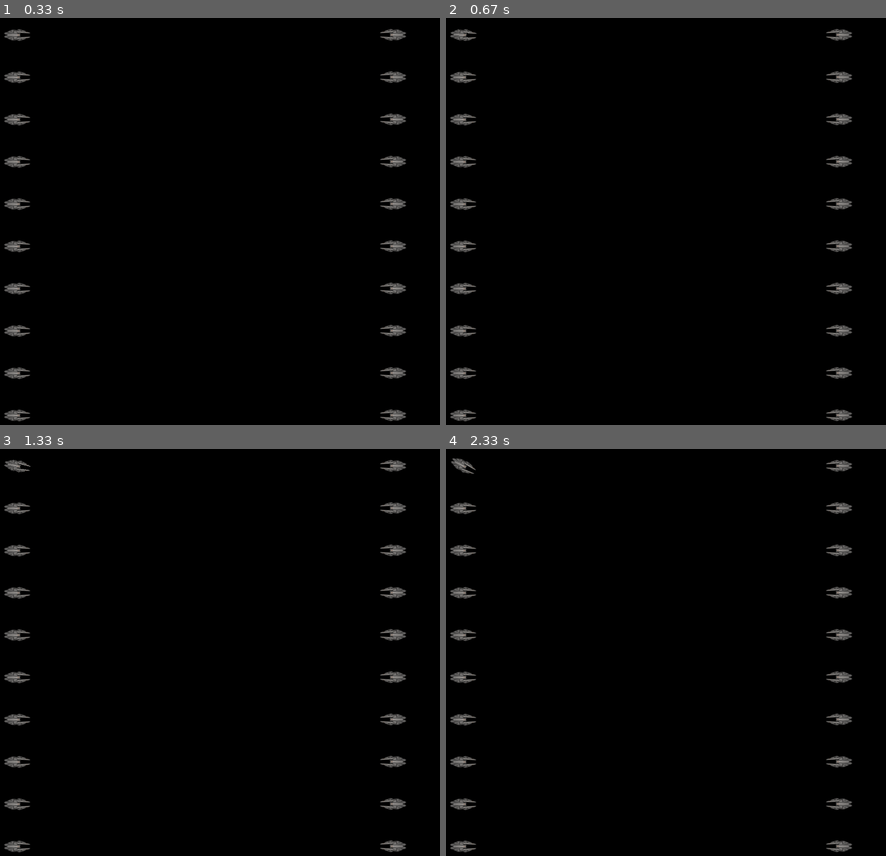
Above: before the commit, frames 1-4 (two rows, left to right).
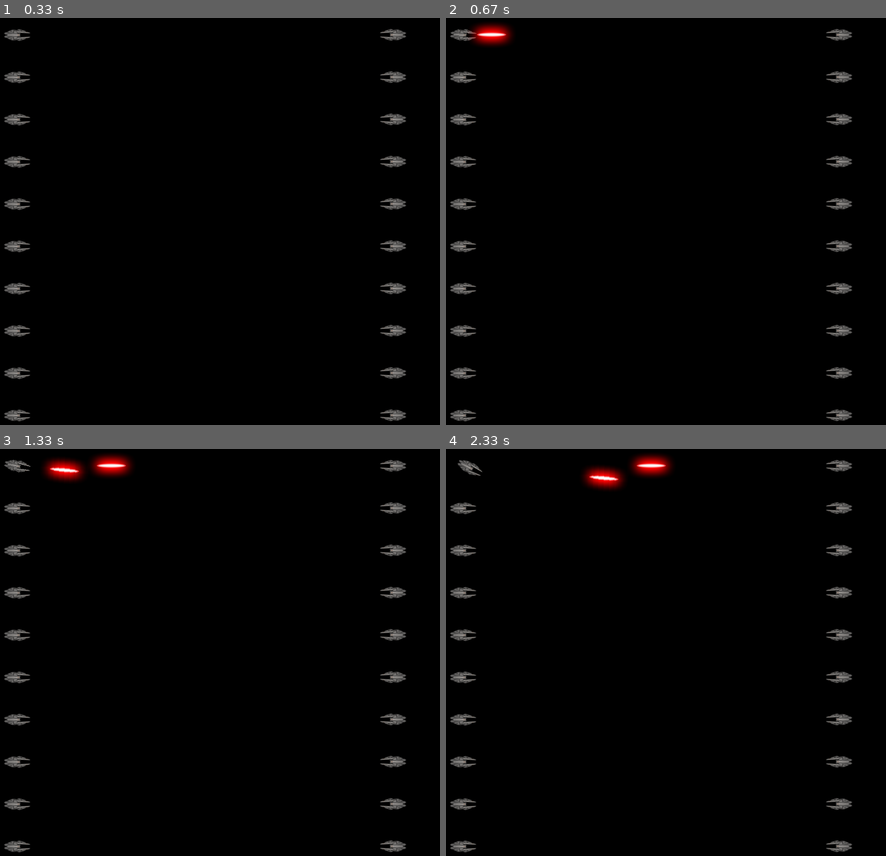
Above: after the commit, the same moments.

Repository: AurelienColin/Games
Game: pygame game, started from TacticalWarship/Launcher.py
Two runs of this game, one before a commit and one after it. Both use one fixed random seed, a clock stepped at 60 frames per second and the inputs below.
Inputs:
- Up to frame 1 (0.33 s): no input
- Up to frame 2 (0.67 s): hold Enter from 0.33 s (still down); hold Right from 0.33 s (still down)
- Up to frame 3 (1.33 s): release Enter at 0.8 s; release Right at 0.8 s; tap Enter at 0.83 s; hold Right from 1.23 s (still down)
- Up to frame 4 (2.33 s): release Right at 1.7 s; hold Up 1.73-2.03 s; hold Right from 2.07 s (still down)

Frame 1 is identical in both runs. In frame 2, 0.5% of the frame differs, in the area x 5-16%, y 1-7%; in frame 3, 0.9%; in frame 4, 1.1%, in the area x 1-52%, y 1-11%.

Commit message:
Rotate the bullet sprite. Enable Fire (and cooldown based on frame number). Enable correct movement of the ship.

Diff:
--- a/TacticalWarship/Launcher.py
+++ b/TacticalWarship/Launcher.py
@@ -39,8 +39,10 @@
                     screen.ships[0].Motor([0,-1])
                 if keys[K_LEFT]:
                     screen.ships[0].Motor([0,1])
+                if keys[K_RETURN]:
+                    screen.ships[0].Fire()
 
-        screen.MoveShips()
+        screen.MoveSprites()
         screen.Refresh()
     pass
 
--- a/TacticalWarship/TacticalWarship/Bullet.py
+++ b/TacticalWarship/TacticalWarship/Bullet.py
@@ -6,15 +6,35 @@
 """
 import math
 from os.path import join
-from pygame.image import load
+import pygame
 
 class Bullet():
     def __init__(self, ship):
-        self.speed = [ship.speed[0]+ship.bulletSpeed, ship.speed[1]]
-        self.xy = ship.xy
+        self.xy = [ship.xy[0], ship.xy[1]]
+        self.angle = ship.angle
 
-        self.sprite = load(join('res', 'img', 'bullet.png'))
+        self.sprite = None
+        self.origSprite = pygame.image.load(join('res', 'img', 'bullet.png'))
+        self.image = self.origSprite
+        self.rect = self.image.get_rect()
+        self.rect.center = self.xy
+
+        self.damage = ship.damage
+
+        angle = self.angle/180*math.pi
+        self.speed = [ship.speed[0] + ship.bulletSpeed*math.cos(angle),
+                      - (ship.speed[1] + ship.bulletSpeed*math.sin(angle)),
+                      0]
 
     def Move(self):
-        self.xy[0] += self.speed[0]*math.cos(self.speed[1])
-        self.xy[1] += self.speed[0]*math.sin(self.speed[1])
+        if self.speed[0]:
+            self.xy[0] += self.speed[0]
+        if self.speed[1]:
+            self.xy[1] += self.speed[1]
+        self.rect.center = self.xy
+
+    def Rotate(self):
+        self.image = pygame.transform.rotate(self.origSprite, self.angle)
+        x, y = self.rect.center  # Save its current center.
+        self.rect = self.image.get_rect()  # Replace old rect with new rect.
+        self.rect.center = (x, y)  # Put the new rect's center at old center.
--- a/TacticalWarship/TacticalWarship/Screen.py
+++ b/TacticalWarship/TacticalWarship/Screen.py
@@ -16,7 +16,6 @@
         self.display = pygame.display.set_mode(self.size, pygame.RESIZABLE)
 
         self.ships = []
-        self.bullets = []
         self.background = background
         self.ui = {'score'}
 
@@ -24,9 +23,11 @@
         self.display.blit(self.background, (0,0))
         for ship in self.ships:
             ship.Rotate()
+            ship.lastFire += 1
             self.display.blit(ship.image, ship.rect)
             for bullet in ship.bullets:
-                self.display.blit(utils.RotateSprite(bullet), bullet.xy)
+                bullet.Rotate()
+                self.display.blit(bullet.image, bullet.rect)
         pygame.display.update()
 
     def InitiateBattle(self):
@@ -47,6 +48,8 @@
                                                 team, [0, 180][team]))
         return self.ships
 
-    def MoveShips(self):
+    def MoveSprites(self):
         for ship in self.ships:
             ship.Move()
+            for bullet in ship.bullets:
+                bullet.Move()
--- a/TacticalWarship/TacticalWarship/Ship.py
+++ b/TacticalWarship/TacticalWarship/Ship.py
@@ -5,7 +5,6 @@
 @author: Rignak
 """
 from os.path import join
-from pygame.image import load
 from . import Bullet
 import pygame
 import math
@@ -21,36 +20,44 @@
         self.shield = ship['shield']
 
         self.acceleration = ship['acceleration']
-        self.speed = [0, 0]
+        self.speed = [0, 0, 0]
         self.inertia = ship['inertia']
 
         self.bullets = []
+        self.lastFire = 0
         self.fireDelay = ship['fireDelay']
         self.damage = ship['damage']
         self.bulletSpeed = ship['bulletSpeed']
 
         self.sprite = None
-        self.origSprite = load(join('res', 'img', ship['sprite']))
+        self.origSprite = pygame.image.load(join('res', 'img', ship['sprite']))
         self.image = self.origSprite
         self.rect = self.image.get_rect()
         self.rect.center = xy
 
     def Motor(self, command):
-        self.speed[0] += command[0]*self.inertia*self.acceleration[['rear', 'front'][command[0] > 0]]
-        self.speed[1] += command[1]*self.inertia*self.acceleration['side']
+        factor = command[0]*self.inertia*self.acceleration[['rear', 'front'][command[0] > 0]]
+        angle = self.angle/180*math.pi
+        self.speed[0] += factor*math.cos(angle)
+        self.speed[1] -= factor*math.sin(angle)
+        self.speed[2] += command[1]*self.inertia*self.acceleration['side']
+
+    def Fire(self):
+        if self.lastFire > self.fireDelay:
+            self.bullets.append(Bullet.Bullet(self))
+            self.lastFire = 0
 
     def Move(self):
-        self.angle += self.speed[1]%360
         if self.speed[0]:
-            print(self.speed, self.angle)
-            self.xy[0] += self.speed[0]*math.cos(self.angle/180*math.pi)
-            self.xy[1] += self.speed[0]*math.sin(self.angle/180*math.pi)
+            self.xy[0] += self.speed[0]
+        if self.speed[1]:
+            self.xy[1] += self.speed[1]
+        if self.speed[2]:
+            self.angle = (self.angle+self.speed[2])%360
+        self.rect.center = self.xy
 
     def Rotate(self):
         self.image = pygame.transform.rotate(self.origSprite, self.angle)
         x, y = self.rect.center  # Save its current center.
         self.rect = self.image.get_rect()  # Replace old rect with new rect.
         self.rect.center = (x, y)  # Put the new rect's center at old center.
-
-    def Fire(self):
-        self.bullets.append(Bullet.Bullet(self))
--- a/TacticalWarship/res/json/ships.json
+++ b/TacticalWarship/res/json/ships.json
@@ -12,9 +12,9 @@
 			"side": 1
 		},
 		"inertia": 0.5,
-		"fireDelay": 0.5,
+		"fireDelay": 0,
 		"damage": 20,
-		"bulletSpeed": 2,
+		"bulletSpeed": 20,
 		"sprite":"cruiser.png"
 	}
 }
Binary file changed: TacticalWarship/res/img/bullet.png
